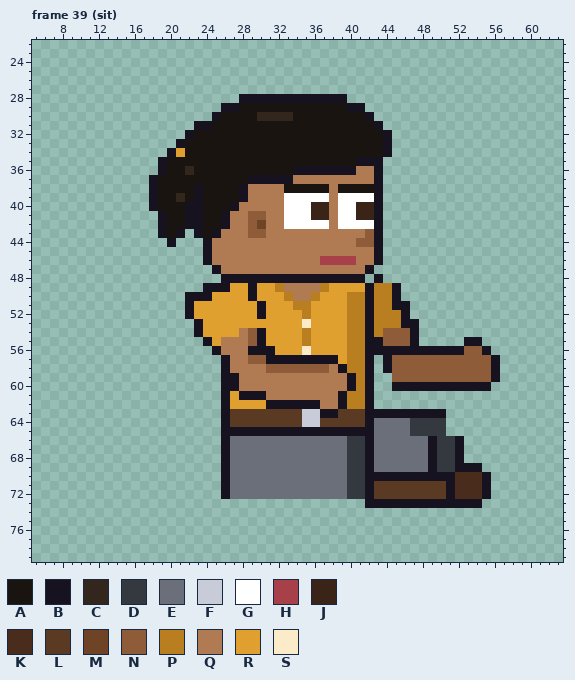
One commit to this pixel-art file: sprites/clients/client_foreman_a_right_anim.aseprite. The picture above was drawn from the file before the commit.
64x80 pixels, 129 frames. Colours within 5 levels of each other are drawn and written as one. Shown: frame 39 (sit): x 5..63, y 22..79. The old version is drawn lined up with the new one. The commit also changed other frames, which this record leaves out.
Visible layers, top first: "Arm Top", "Hair", "Face", "Watch", "Near Arm", "Collar", "Belt", "Shirt", "Body", "Back Arm", "Pants", "Shoes".
Palette (. is transparent): A #1a1410  B #17121f  C #33261c  D #34383f  E #6a6f7a  F #c8ccd8  G #ffffff  H #a8404a  J #3a2418  K #4a2c1c  L #5a3a22  M #6e4326  N #8e5c38  P #b87e20  Q #b07a52  R #e0a030  S #fcebc8
Pixels before, frame 39 (sit) (only the part around the change), first column x 15:
38 ...BAAAABAAAABQQQQAAAAAQAAAAB....................
39 ...BAACABAAAABQQQQGGGGGQGGGGB....................
40 ...BAAABBAAABQQQQQGGGJJQGGJJB....................
41 ....BAABBAABQQNNQQGGGJJQGGJJB....................
42 ....BAABBAABQQNMQQGGGGGQGGGGB....................
43 ....BAB.BABQQQNNQQQQQQQQQQQNB....................
44 .....B...BQQQQQQQQQQQQQQQQNNB....................
45 .........BQQQQQQQQQQQQQQQQQQB....................
46 .........BQQQQQQQQQQQQHHHHQQB....................
47 ..........BQQQQQQQQQQQQQQQQB.....................
48 ...........BBBBBBBBBBBBBBBB.B....................
49 .........BBBRRBRRPQQQQPRRRRBPPB..................
50 .......BBBRRRRBRRRPQQPRRRPPBPPB..................
51 .......BRRRRRRRBRRRPPRRRRPPBPPBB.................
52 .......BRRRRRRRBRRRRPRRRRPPBPPPB.................
53 ........BRRRRRRRRRRRSRRRRPPBPPPBB................
54 ........BRRRRQNBRRRRPRRRRPPBPNNNB................
55 .........BRQQQNBRRRRPRRRRPPBBNNNB.....BB.........
56 ..........BQQQBBBRRRSRRRRPPBBBBBBBBBBBNNB........
57 ...........BQQNNBBBBBBBBRPPB.BNNNNNNNNNNNB.......
58 ...........BQQQQNNNNNNNQBPPB.BNNNNNNNNNNNB.......
59 ...........BBQQQQQQQQQQQQBPB..NNNNNNNNNNNB.......
60 ...........BBQQQQQQQQQQQQBPB..BBBBBBBBBBB........
61 ...........BRBBBQQQQQQQQBPPB.....................
62 ...........BRRRRBBBBBBQQBPPB.....................
63 ...........BLLLLLLLLFFBBLLLBBBBBBBBB.............
64 ...........BLLLLLLLLFFLLLLLBEEEEDDDD.............
65 ...........BBBBBBBBBBBBBBBBBEEEEDDDD.............
66 ...........BEEEEEEEEEEEEEDDBEEEEEEBDDB...........
67 ...........BEEEEEEEEEEEEEDDBEEEEEEBDDB...........
68 ...........BEEEEEEEEEEEEEDDBEEEEEEBDDB...........
69 ...........BEEEEEEEEEEEEEDDBEEEEEEBDDBBB.........
70 ...........BEEEEEEEEEEEEEDDBBBBBBBBBBKKKB........
71 ...........BEEEEEEEEEEEEEDDBLLLLLLLLBKKKB........
72 ...........BEEEEEEEEEEEEEDDBLLLLLLLLBKKKB........
73 ...........................BBBBBBBBBBBBB.........
74 .................................................
75 .................................................
76 .................................................
77 .................................................
78 .................................................
79 .................................................
Once edited:
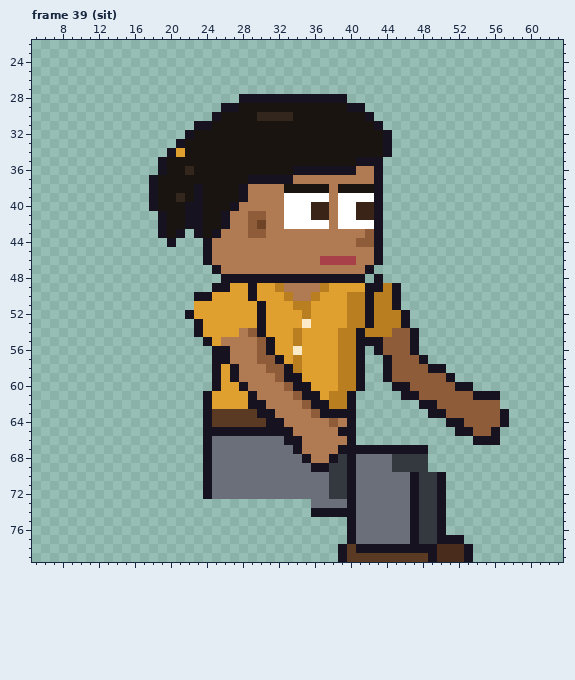
From old to new:
whole drawing moved by +2,-6 (the old picture is shown already moved)
Changed rows in their new state; - is an unchanged pixel.
Frame 39 (sit):
first column x 22:
49 --.------------------B--------------
50 .-----------------------------------
51 .-----------------------.-----------
53 --------B----------------.----------
54 ------------PR---P-BP-P-------------
55 -------QNB--PR---P-B-----------..---
56 ----B--QN---SR---P-B.-NNN-........--
57 ---B---Q-N-RPRRRRP-B.-----B........-
58 ---BRB-----BPRRRRP-B.------BB......-
59 ---BR-----NBBRRRRPPB.-B------B.....-
60 ---BRRB----NBBRRRPPB.----NNNNN--..--
61 --BRR-R-Q---NBBRPPB..---BBNNNNNNBBB-
62 --BRR--BBQQQQN-BPPB..-----BBNNNNNNN-
63 --BLL---BBQQQQN--BB........--NNNNNNB
64 --BLL----BBQQQQQNQB..........BBNNNNB
65 --BB--------QQQQQ--..........-BBNNB-
66 --BEE------BBQQQQQB............-BBB-
67 --BEE-------BQQQQBBB-BBBBBB....-----
68 --BEE--------BQQBDBEE--DDDD....-----
69 --BEE---------BBDDBEE--DDDD......---
70 --BEE-----------DDBEEEEEE-DD-.....--
71 --BEE-----------DDBEEEEEEBDDB.....--
72 --BEE-----------DDBEEEEEEBDDB.....--
73 --------------EEEEBEEEEEE-DD-....---
74 --------------BBBBBEEEEEEBDDB-------
75 ------------------BEEEEEEBDDB-------
76 ------------------BEEEEEEBDDB-------
77 ------------------BEEEEEEBDDBBB-----
78 -----------------BLBBBBBBBBBKKKB----
79 -----------------BLLLLLLLLLBKKKB----
Changed places in both pictures, as pixel boxes (x1, y1, x2, y2):
changed: (185, 283, 509, 562)
